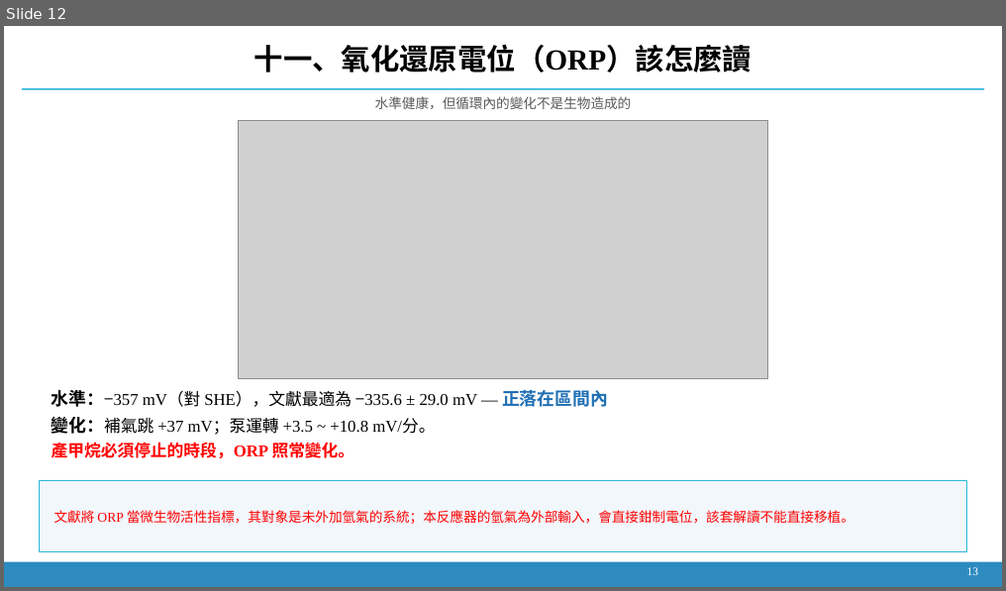
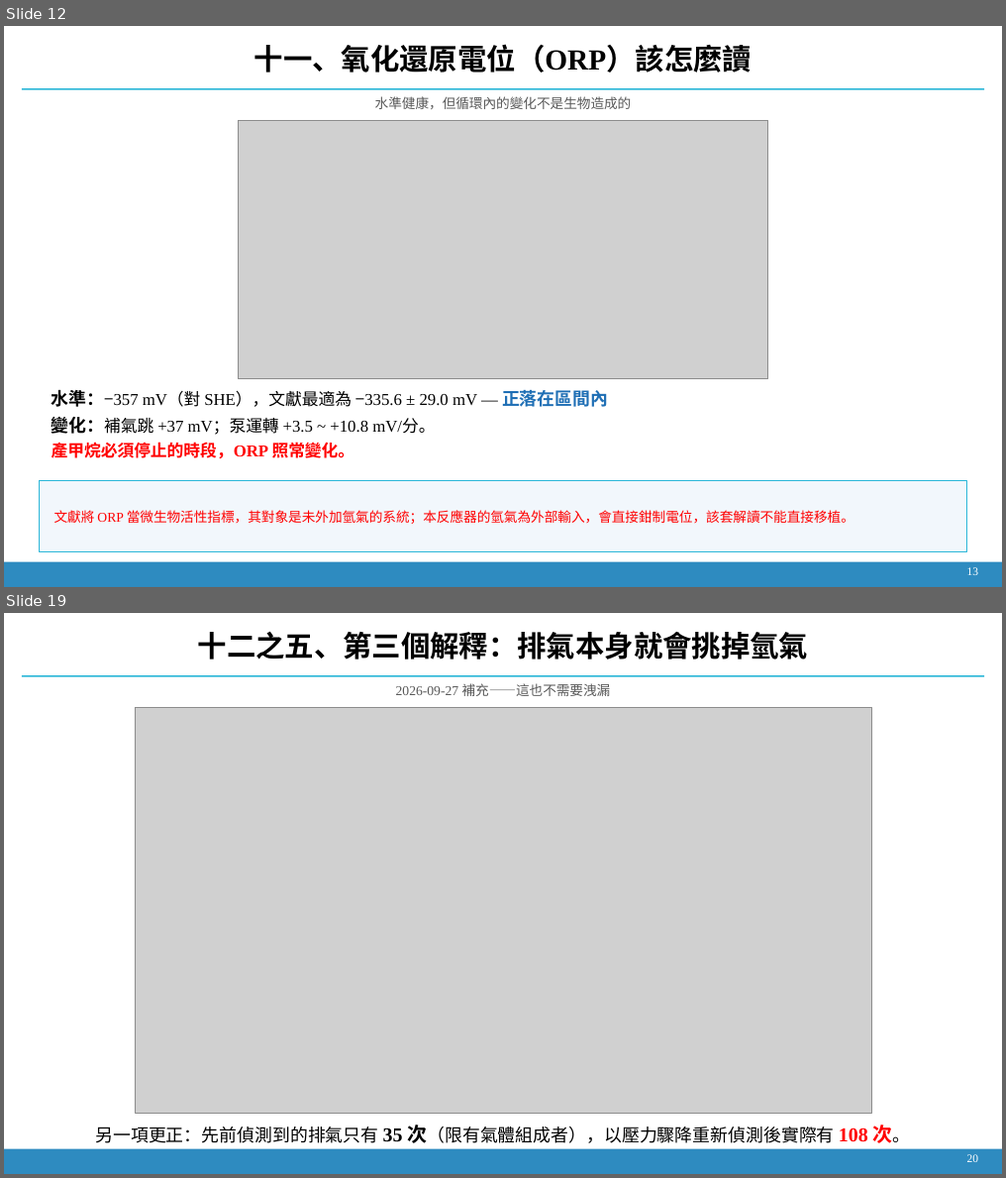
Before and after one commit to Yutou0601/Bioreactor-Edge-AI, a slide deck: docs/decks/簡報_2026-09-21_氫氣流失與壓降歸因.pptx. Shown one above the other, each under a label of ours: slide 12 before the commit, slides 12 and 19 after it; the slides between them are not shown. The pictures are 1006x591 and 1006x1178 pixels, drawn with LibreOffice and Linux fonts; fonts in the diff are those of the drawing; grey boxes stand for pictures. Boxes give left, top, right and bottom in pixels: in the first picture for what was removed or moved away, otherwise in the second. Text is boxed around its words. In the diff, an @@ line names an element or a change of style, - is before the commit and + after.

```diff
--- a/docs/decks/簡報_2026-09-21_氫氣流失與壓降歸因.pptx
+++ b/docs/decks/簡報_2026-09-21_氫氣流失與壓降歸因.pptx
@@ slide 19 added at [4,613,1002,1174], background #FFFFFF @@
@@ text added at [198,632,809,660], 28 pt, text #000000, bold @@
+十二之五、第三個解釋：排氣本身就會挑掉氫氣
@@ rectangle added at [22,675,985,676], fill #2AB6D8 @@
@@ text added at [396,683,611,696], 13 pt, text #595959 @@
+2026-09-27 補充——這也不需要洩漏
@@ picture added at [135,707,871,1113] @@
@@ text added at [95,1125,911,1144], 17 pt, text #000000 @@
+另一項更正：先前偵測到的排氣只有 35 次（限有氣體組成者），以壓力驟降重新偵測後實際有 108 次。
@@ rectangle added at [4,1150,1002,1174], fill #2E8BC0 @@
@@ text added at [967,1155,979,1162], 11 pt, text #FFFFFF @@
+20
```
Also in this commit, not shown: 10 slides changed, 3 other slides added, 6 other files.
